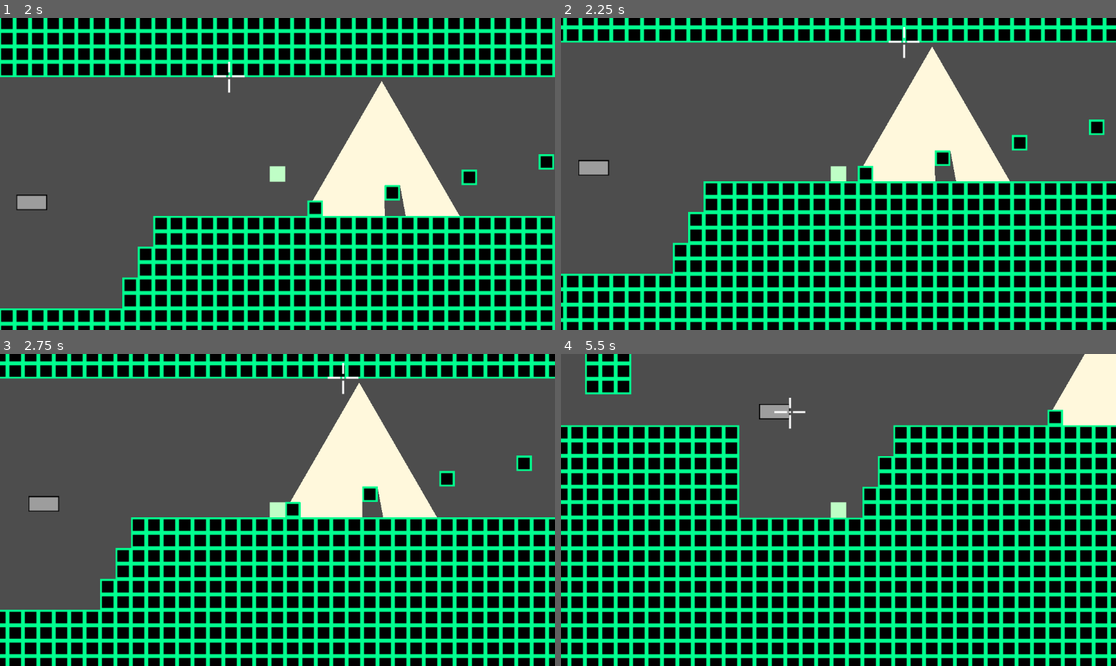
Above: before the commit, frames 1-4 (two rows, left to right).
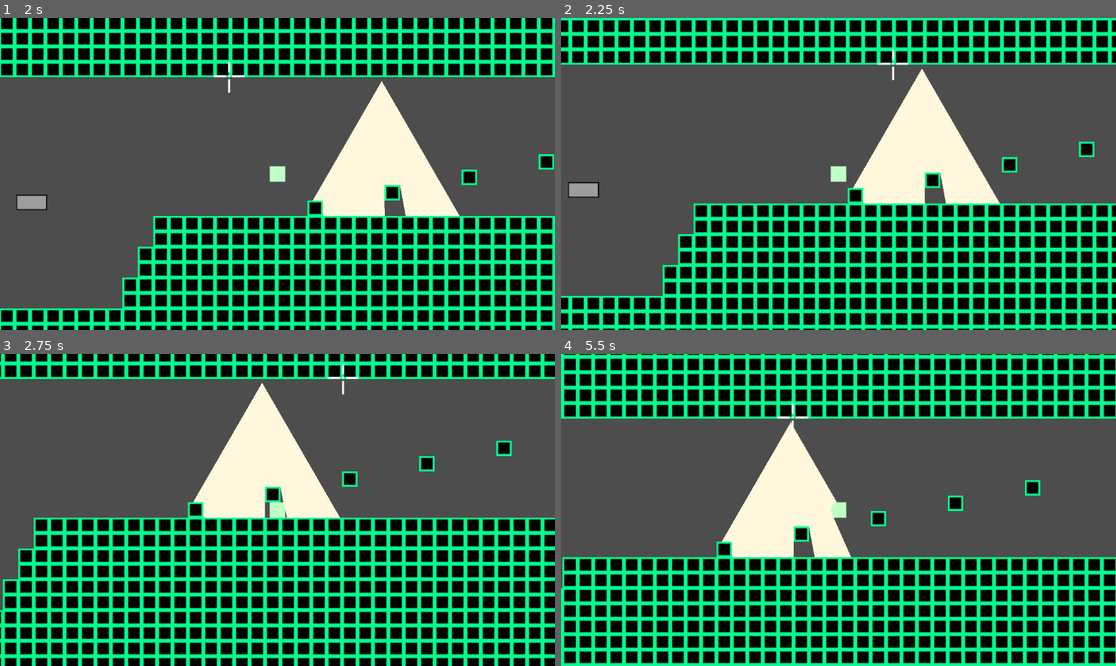
Above: after the commit, the same moments.

Repository: mtthwm/Godot-Platformer
Game: Godot game, scene res://Scenes/PlayerExperimentation.tscn
Two runs of this game, one before a commit and one after it. Both use one fixed random seed, a clock stepped at 60 frames per second and the inputs below.
Inputs:
- Up to frame 1 (2 s): hold D (move_right) 0.53-1.28 s; tap E (move_dive, bound only after the commit) at 0.6, 1.55 s; tap Space (move_jump) at 0.77, 1.52 s; hold A (move_left) from 1.28 s (still down); tap Shift (move_grapple) at 1.35 s
- Up to frame 2 (2.25 s): release A (move_left) at 2.03 s; hold D (move_right) from 2.03 s (still down); tap E (move_dive, bound only after the commit) at 2.1 s
- Up to frame 3 (2.75 s): keep holding D (move_right)
- Up to frame 4 (5.5 s): tap E (move_dive, bound only after the commit) at 2.85, 3.8, 4.35, 5.1 s; tap Space (move_jump) at 3.02, 3.77, 4.52 s; release D (move_right) at 3.53 s; hold Shift (move_grapple) 3.53-4.28 s; hold A (move_left) from 3.53 s (still down)

Frame 1 is identical in both runs. In frame 2, 50% of the frame differs, in the area x 0-100%, y 0-100%; in frame 3, 42%; in frame 4, 86%.

Commit message:
Add diving

Diff:
--- a/Script/PlayerMovement.gd
+++ b/Script/PlayerMovement.gd
@@ -20,6 +20,10 @@
 @export var minGrappleTileLength = 2
 @export var maxGrappleAngle = 70;
 
+@export_group("Diving")
+@export var verticalTiles = 1;
+@export var horizontalTilesPerSec = 4;
+
 enum MOVE_LOCK_TYPE {
 	BOTH,
 	LEFT,
@@ -46,6 +50,8 @@
 var _hasWallJumped = false;
 var _wallTimer = CooldownTimer.new(0.4);
 
+var _remainingDives: int;
+
 # Called when the node enters the scene tree for the first time.
 func _ready():
 	_maxSpeed = tilesPerSecondSpeed * tilesize;
@@ -107,9 +113,6 @@
 	if Input.is_action_just_pressed("move_jump"):
 		_timeSincePress = 0;
 
-	if _can_wall_jump():
-		print_debug("CAN WALL JUMP");
-
 	if _can_wall_jump() and _should_jump():
 		_do_wall_jump();
 	elif  _can_jump() and _should_jump():
@@ -170,7 +173,6 @@
 	if _grappling:
 		var touchingAnything: bool = (groundCheck.isGrounded || leftWallChecker.isGrounded || rightWallChecker.isGrounded || ceilingChecker.isGrounded);
 		var grappleAngle = abs(Vector2.UP.angle_to((_grapplePoint - global_position).normalized()));
-		print_debug(rad_to_deg(grappleAngle));
 		var maxAngleExceeded = grappleAngle > deg_to_rad(maxGrappleAngle);
 		if maxAngleExceeded || touchingAnything || !Input.is_action_pressed("move_grapple") || Input.is_action_pressed("move_jump"):
 			_grappling = false;
@@ -231,14 +233,33 @@
 	else:
 		gravity_scale = 1;
 
+func _can_dive ():
+	return Input.is_action_just_pressed("move_dive") && _remainingDives > 0 && !groundCheck.isGrounded;
+
+func _do_dive ():
+	if Input.is_action_pressed("move_left"):
+		print_debug("DIVING LEFT");
+		linear_velocity.x -= horizontalTilesPerSec * tilesize;
+	elif Input.is_action_pressed("move_right"):
+		linear_velocity.x += horizontalTilesPerSec * tilesize;
+
+	if Input.is_action_pressed("move_left") || Input.is_action_pressed("move_right"):
+		linear_velocity.y = -_distance_to_velocity(verticalTiles * tilesize, _weight);
+		_remainingDives -= 1;
+
+
+func _handle_diving(_delta):
+	if _can_dive():
+		_do_dive();
+
+	if groundCheck.isGrounded:
+		_remainingDives = 1;
 
 func _physics_process(delta):
 	_wallTimer.run_timer(delta);
-
-	if _should_jump():
-		print_debug("SHOULD JUMP!");
 
 	_handle_movement(delta);
 	_handle_jump(delta);
 	_handle_grappling(delta);
 	_handle_swing(delta);
+	_handle_diving(delta);
--- a/project.godot
+++ b/project.godot
@@ -51,6 +51,11 @@
 "events": [Object(InputEventKey,"resource_local_to_scene":false,"resource_name":"","device":-1,"window_id":0,"alt_press …(182 unchanged characters)…
 ]
 }
+move_dive={
+"deadzone": 0.5,
+"events": [Object(InputEventKey,"resource_local_to_scene":false,"resource_name":"","device":-1,"window_id":0,"alt_pressed":false,"shift_pressed":false,"ctrl_pressed":false,"meta_pressed":false,"pressed":false,"keycode":0,"physical_keycode":69,"key_label":0,"unicode":101,"echo":false,"script":null)
+]
+}
 
 [rendering]
 
